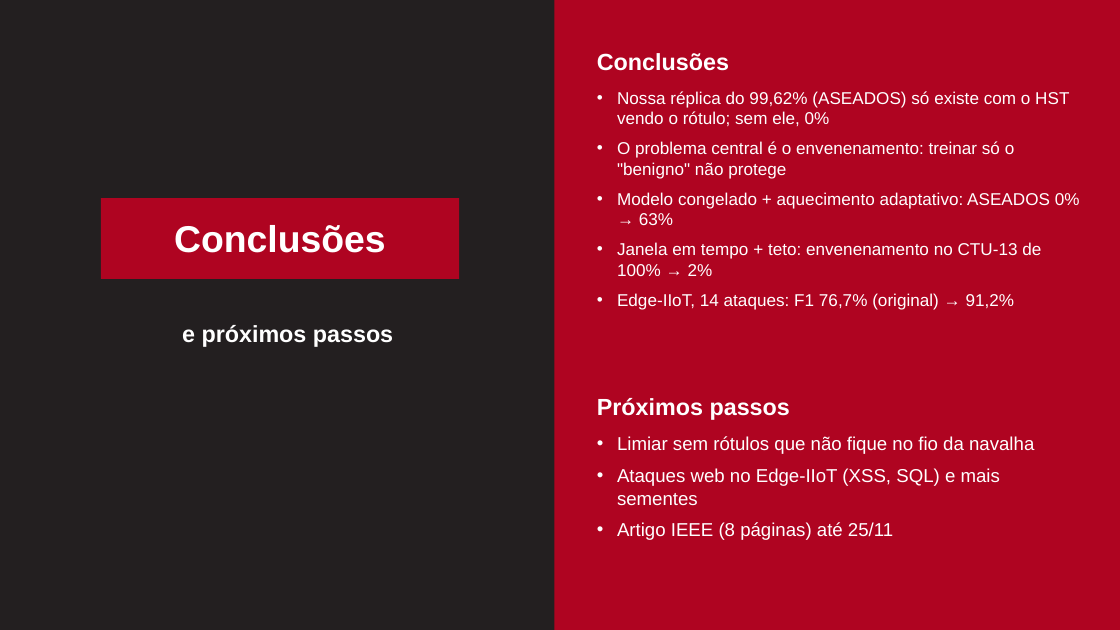
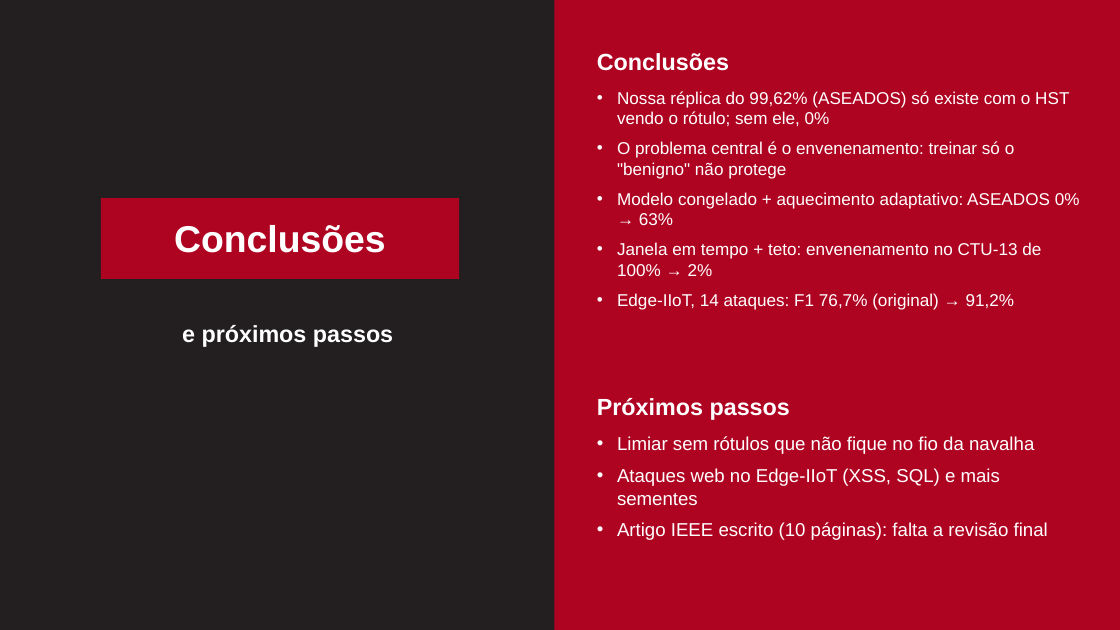
Before and after one commit to pedro664/replicacao-modus, a slide deck: slide 13 of Replicacao_MODUS_CIn_Etapa2.pptx. Drawn at 1120x630 pixels with LibreOffice and Linux fonts; fonts in the diff are those of the drawing. Boxes give left, top, right and bottom in pixels: in the first picture for what was removed or moved away, otherwise in the second. Text is boxed around its words. In the diff, an @@ line names an element or a change of style, - is before the commit and + after.

```diff
--- a/Replicacao_MODUS_CIn_Etapa2.pptx
+++ b/Replicacao_MODUS_CIn_Etapa2.pptx
@@ text at <box>617,522,1048,540</box>: text changed @@
-• Artigo IEEE (8 páginas) até 25/11
+• Artigo IEEE escrito (10 páginas): falta a revisão final
```
Also in this commit, not shown: 2 other files.
